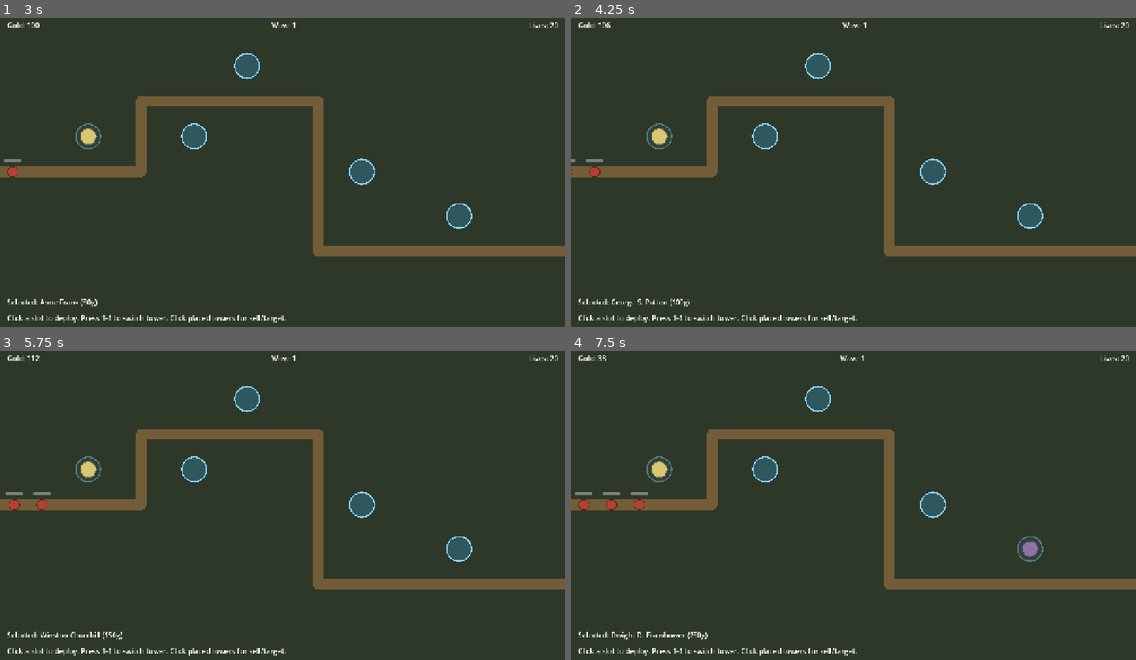
Above: before the commit, frames 1-4 (two rows, left to right).
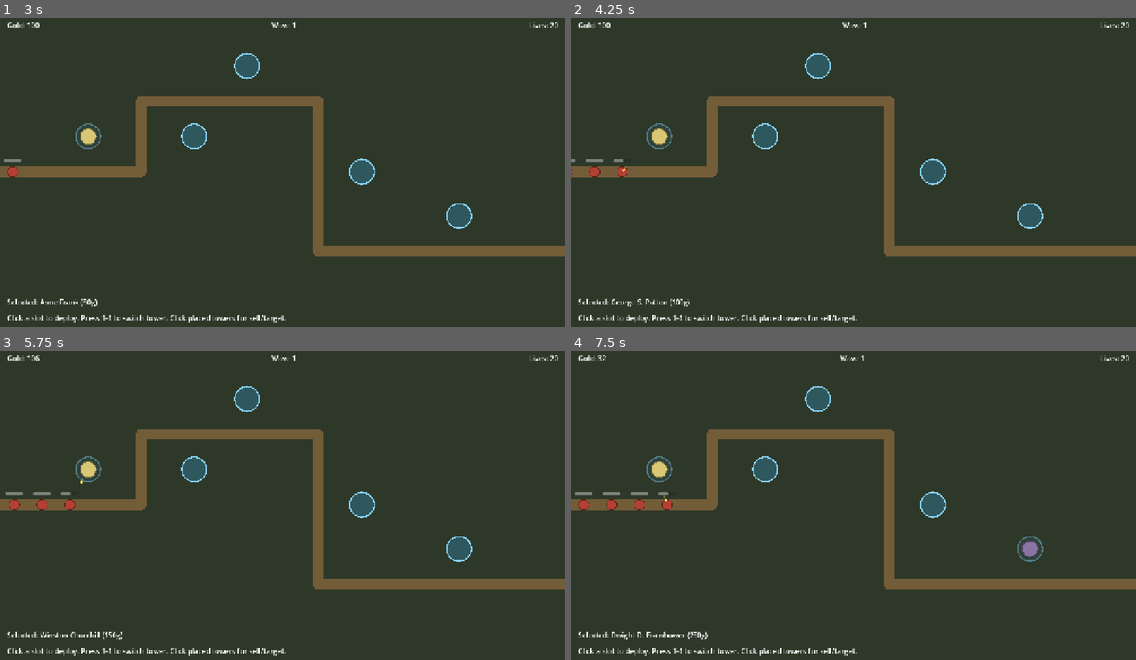
Above: after the commit, the same moments.

Repository: Josh-Buck/wwii-td
Game: Godot game, scene res://scenes/main/Main.tscn
The game is run twice, just before and just after one commit, with the same random seed, the same clock (stepped at 60 frames per second) and the same inputs.
Inputs (mouse positions are in pixels of both pictures, inside the frame that each line leads up to):
- Up to frame 1 (3 s): tap A every 0.75 s from 0.5 to 2.75 s; move the mouse to (90, 135) at 0.52 s; tap 1 at 0.6 s; click (90, 135) at 0.67 s; move the mouse to (192, 135) at 1.27 s; tap 2 at 1.35 s; click (192, 135) at 1.42 s; move the mouse to (248, 67) at 2.02 s; tap 3 at 2.1 s; click (248, 67) at 2.17 s; move the mouse to (5, 172) at 2.77 s; tap 4 at 2.85 s; click (5, 172) at 2.92 s
- Up to frame 2 (4.25 s): tap A at 3.5 s; move the mouse to (571, 172) at 3.52 s; tap 1 at 3.6 s; click (571, 172) at 3.67 s
- Up to frame 3 (5.75 s): tap A at 4.25 s; move the mouse to (361, 505) at 4.27 s; tap 2 at 4.35 s; click (361, 505) at 4.42 s; move the mouse to (16, 505) at 5.02 s; tap 3 at 5.1 s; click (16, 505) at 5.17 s
- Up to frame 4 (7.5 s): move the mouse to (1028, 548) at 5.77 s; tap 4 at 5.85 s; click (1028, 548) at 5.92 s; move the mouse to (582, 505) at 6.52 s; tap 1 at 6.6 s; click (582, 505) at 6.67 s; move the mouse to (576, 505) at 7.27 s; tap 2 at 7.35 s; click (576, 505) at 7.42 s

Frame 1 is identical in both runs. In frame 2, less than 0.1% of the frame differs, in the area x 6-10%, y 1-52%; in frame 3, 0.1%, in the area x 5-15%, y 1-52%; in frame 4, less than 0.1%.

Commit message:
M1: projectiles replace instant-hit damage

Diff:
--- /dev/null
+++ b/scenes/projectiles/Projectile.gd
@@ -0,0 +1,31 @@
+class_name Projectile extends Node2D
+
+@export var speed: float = 480.0  ## px/sec
+
+var target: Node = null
+var damage: float = 0.0
+
+func setup(target_enemy: Node, dmg: float) -> void:
+	target = target_enemy
+	damage = dmg
+
+func _process(delta: float) -> void:
+	if target == null or not is_instance_valid(target) or target.dead:
+		queue_free()
+		return
+	var to_target: Vector2 = target.global_position - global_position
+	var dist := to_target.length()
+	var step := speed * delta
+	if step >= dist:
+		if target.has_method("take_damage"):
+			target.take_damage(damage)
+		queue_free()
+		return
+	global_position += to_target / dist * step
+	rotation = to_target.angle()
+	queue_redraw()
+
+func _draw() -> void:
+	# Bright tracer with a soft trail.
+	draw_line(Vector2(-10, 0), Vector2.ZERO, Color(1, 0.85, 0.3, 0.4), 2.0)
+	draw_circle(Vector2.ZERO, 3.0, Color(1, 0.95, 0.4))
--- /dev/null
+++ b/scenes/projectiles/Projectile.tscn
@@ -0,0 +1,6 @@
+[gd_scene load_steps=2 format=3]
+
+[ext_resource type="Script" path="res://scenes/projectiles/Projectile.gd" id="1"]
+
+[node name="Projectile" type="Node2D"]
+script = ExtResource("1")
--- a/scenes/towers/Tower.gd
+++ b/scenes/towers/Tower.gd
@@ -13,6 +13,8 @@
 var targets_in_range: Array = []
 var active_buffs: Dictionary = {}  ## tag -> source tower (M2)
 var owning_slot: Node = null   ## set by Map on placement; cleared on sell
+
+const _PROJECTILE_SCENE: PackedScene = preload("res://scenes/projectiles/Projectile.tscn")
 
 @onready var range_area: Area2D = $RangeArea
 @onready var range_collision: CollisionShape2D = $RangeArea/CollisionShape2D
@@ -105,9 +107,25 @@
 	_fire_at(target)
 
 func _fire_at(target: Node) -> void:
-	# M0: instant-hit damage. Projectiles arrive in M1.
-	if target.has_method("take_damage"):
-		target.take_damage(effective_damage())
+	if not is_instance_valid(target):
+		return
+	var projectile := _PROJECTILE_SCENE.instantiate()
+	projectile.setup(target, effective_damage())
+	projectile.global_position = global_position
+	var container := _find_projectiles_container()
+	if container:
+		container.add_child(projectile)
+	else:
+		get_parent().add_child(projectile)
+
+func _find_projectiles_container() -> Node:
+	var n: Node = get_parent()
+	while n:
+		var c: Node = n.get_node_or_null("Projectiles")
+		if c:
+			return c
+		n = n.get_parent()
+	return null
 
 func _draw() -> void:
 	if stats == null:
